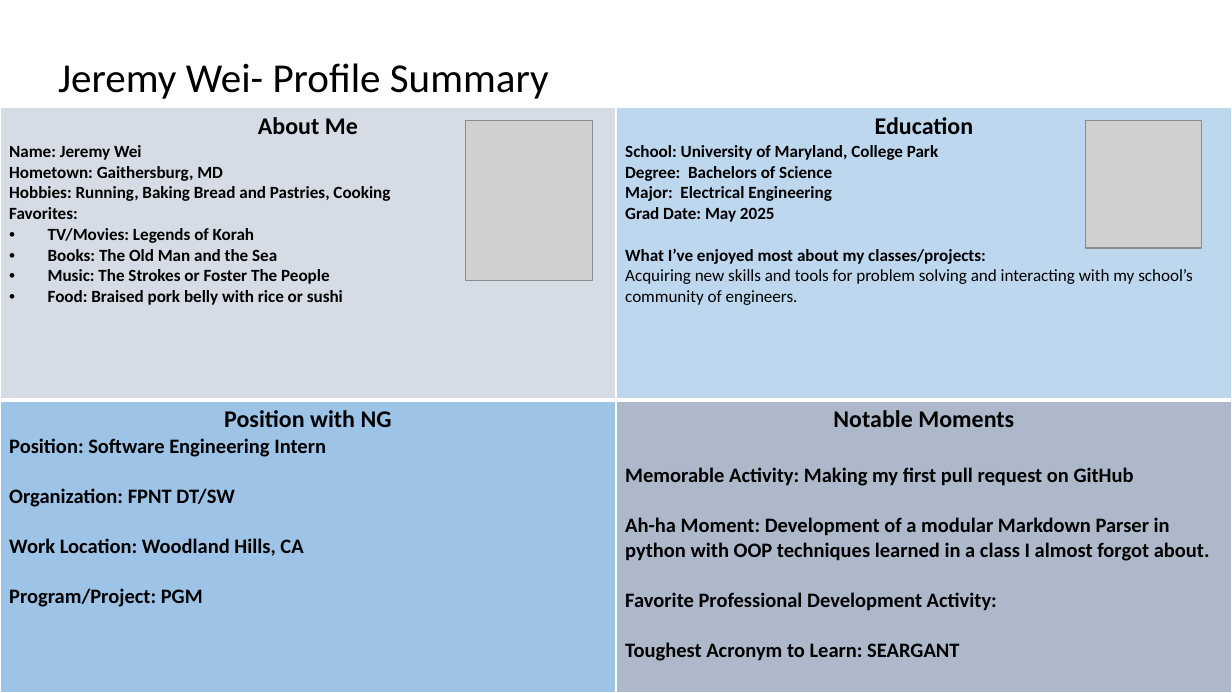
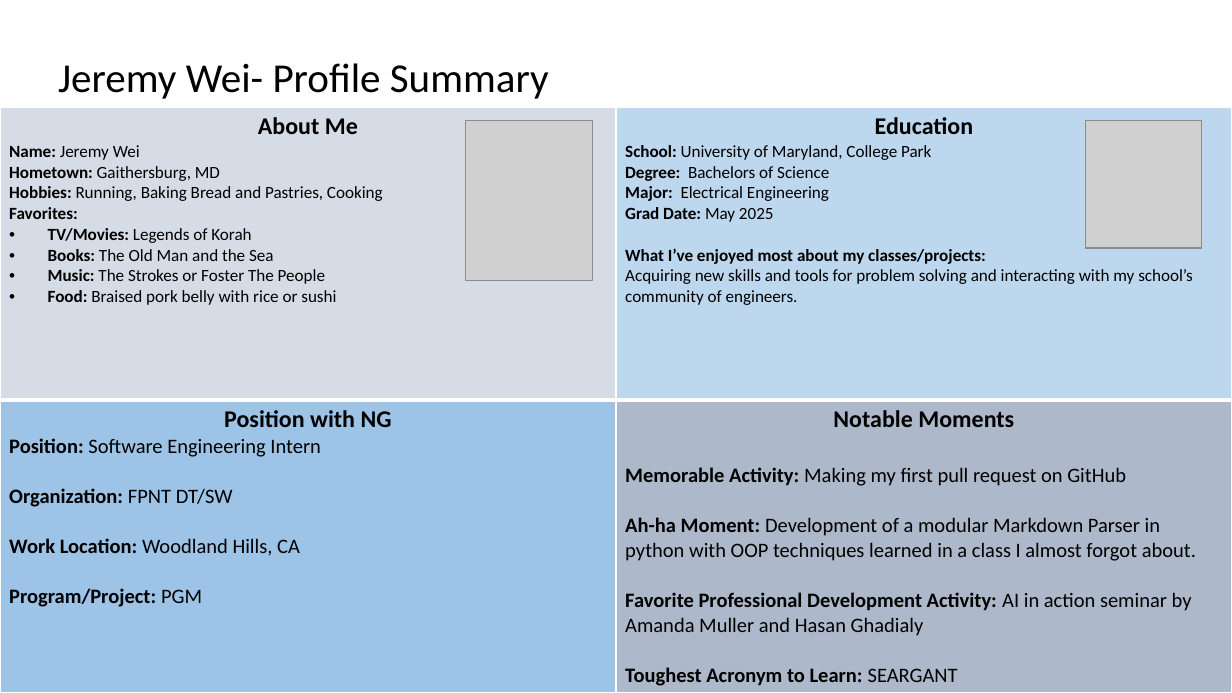
Before and after one commit to cosgroma/database-tools, a slide deck: slide 3 of docs/presentations/Intern_Showcase_Wei.pptx. Drawn at 1232x693 pixels with LibreOffice and Linux fonts; fonts in the diff are those of the drawing; grey boxes stand for pictures; background and template pictures are left out. Boxes give left, top, right and bottom in pixels: in the first picture for what was removed or moved away, otherwise in the second. Text is boxed around its words. In the diff, an @@ line names an element or a change of style, - is before the commit and + after.

Commit message:
Updated Intern Presentation

```diff
--- a/docs/presentations/Intern_Showcase_Wei.pptx
+++ b/docs/presentations/Intern_Showcase_Wei.pptx
@@ table at (0, 107, 1232, 692) @@
-row 2, column 2: Notable Moments / Memorable Activity: Making my first pull request on GitHub / Ah-ha Moment: Development of a modular Markdown Parser in python with OOP techniques learned in a class I almost forgot about. / Favorite Professional Development Activity: / Toughest Acronym to Learn: SEARGANT
+row 2, column 2: Notable Moments / Memorable Activity: Making my first pull request on GitHub / Ah-ha Moment: Development of a modular Markdown Parser in python with OOP techniques learned in a class I almost forgot about. / Favorite Professional Development Activity: AI in action seminar by Amanda Muller and Hasan Ghadialy / Toughest Acronym to Learn: SEARGANT
@@ bold off in "Jeremy Wei", "Gaithersburg, MD", "Running, Baking Bread and Pastries, Cooking", "Legends of Korah" and 11 more places @@
```
